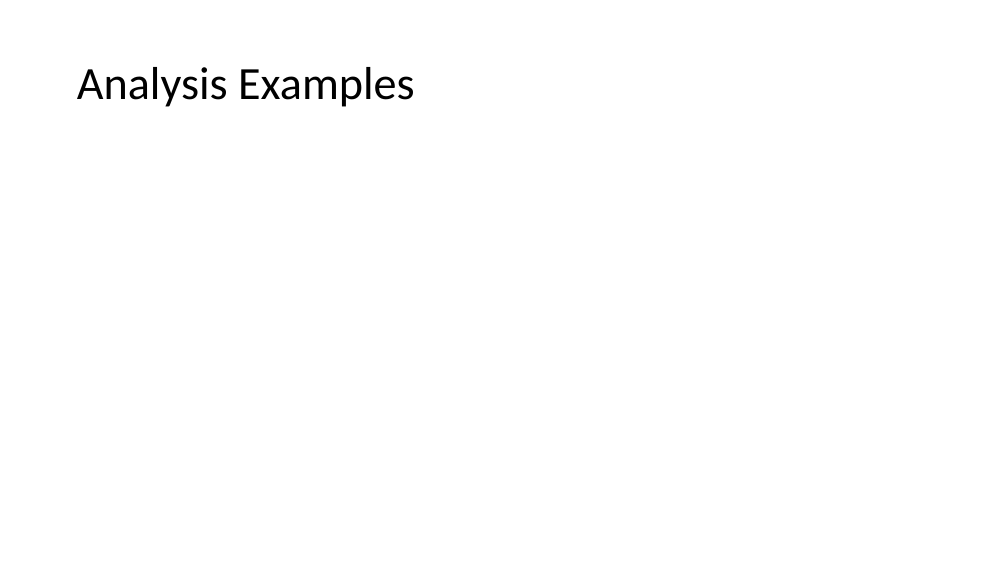
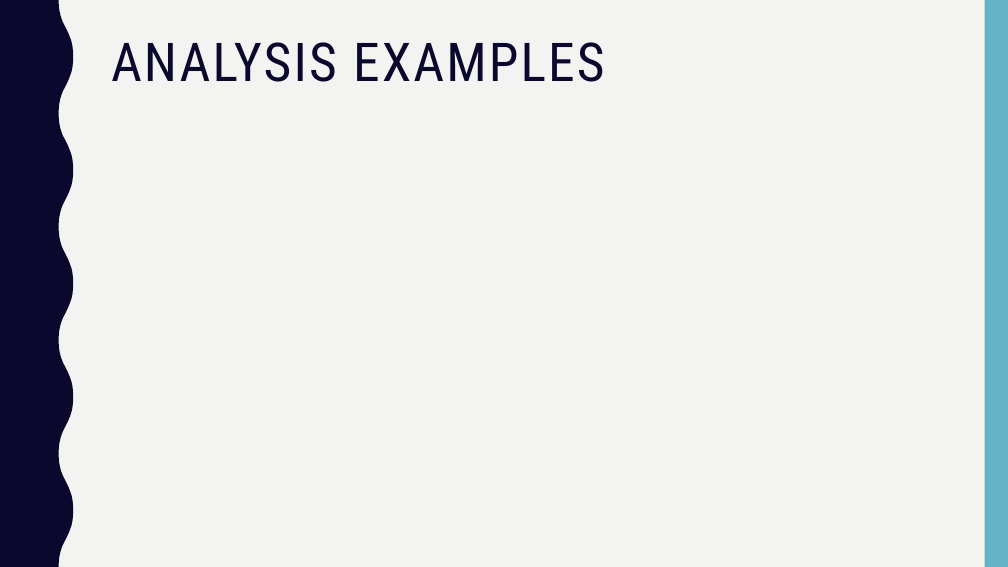
Before and after one commit to laurenemilyto/film_adapatation_success, a slide deck: slide 5 of Steg_pres.pptx. Drawn at 1008x567 pixels with LibreOffice and Linux fonts; fonts in the diff are those of the drawing. Boxes give left, top, right and bottom in pixels: in the first picture for what was removed or moved away, otherwise in the second. Text is boxed around its words. In the diff, an @@ line names an element or a change of style, - is before the commit and + after.

```diff
--- a/Steg_pres.pptx
+++ b/Steg_pres.pptx
@@ background #FFFFFF to #F3F3F2 @@
@@ freeform shape added at bbox=[0, 0, 73, 567], fill #0B082E @@
@@ rectangle added at bbox=[985, 0, 1008, 567], fill #62B4C6 @@
@@ title "ANALYSIS EXAMPLES" at bbox=[111, 42, 604, 82]: vertical alignment middle to top @@
@@ title at bbox=[111, 42, 604, 82]: text changed; size 44 to 51 pt; font Calibri to Roboto Condensed; text colour #000000 to #0B082E @@
-Analysis Examples
+ANALYSIS EXAMPLES
```
Also in this commit, not shown: 7 other slides changed, 4 slides added, 4 slides removed, 1 other file.
